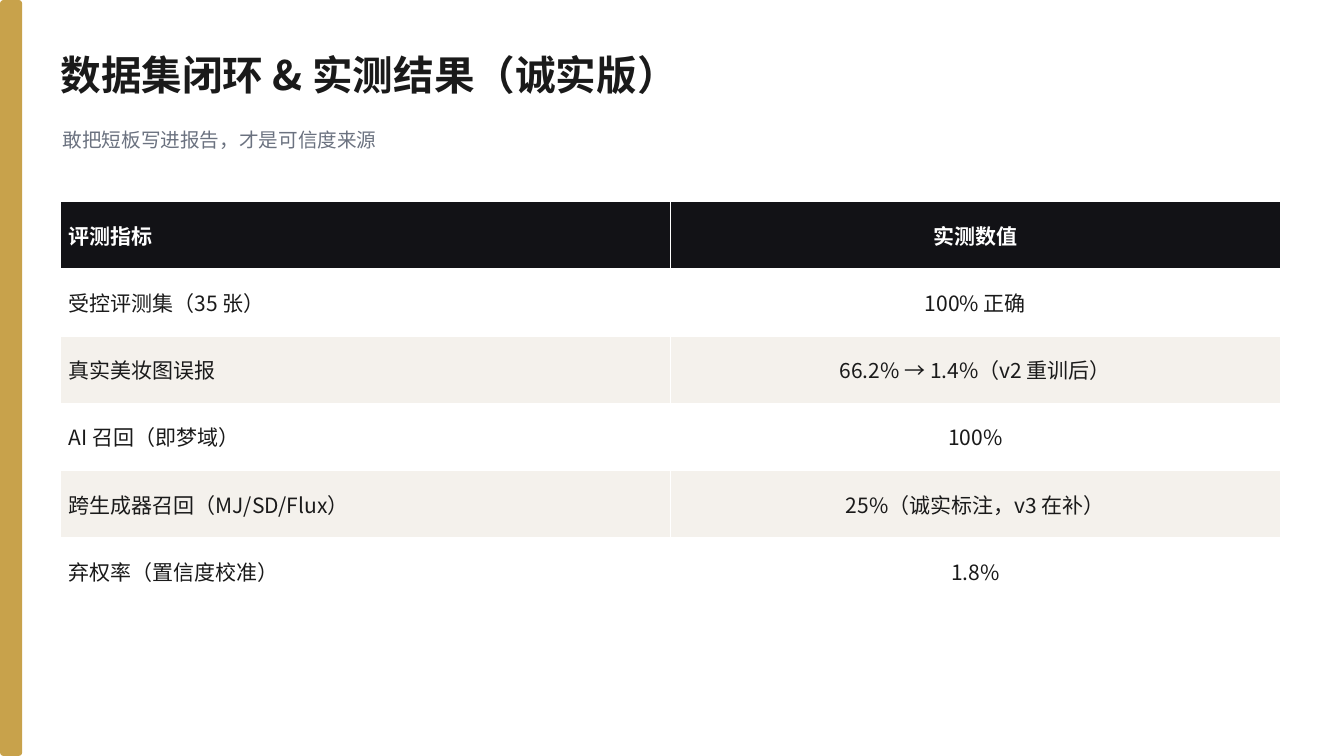
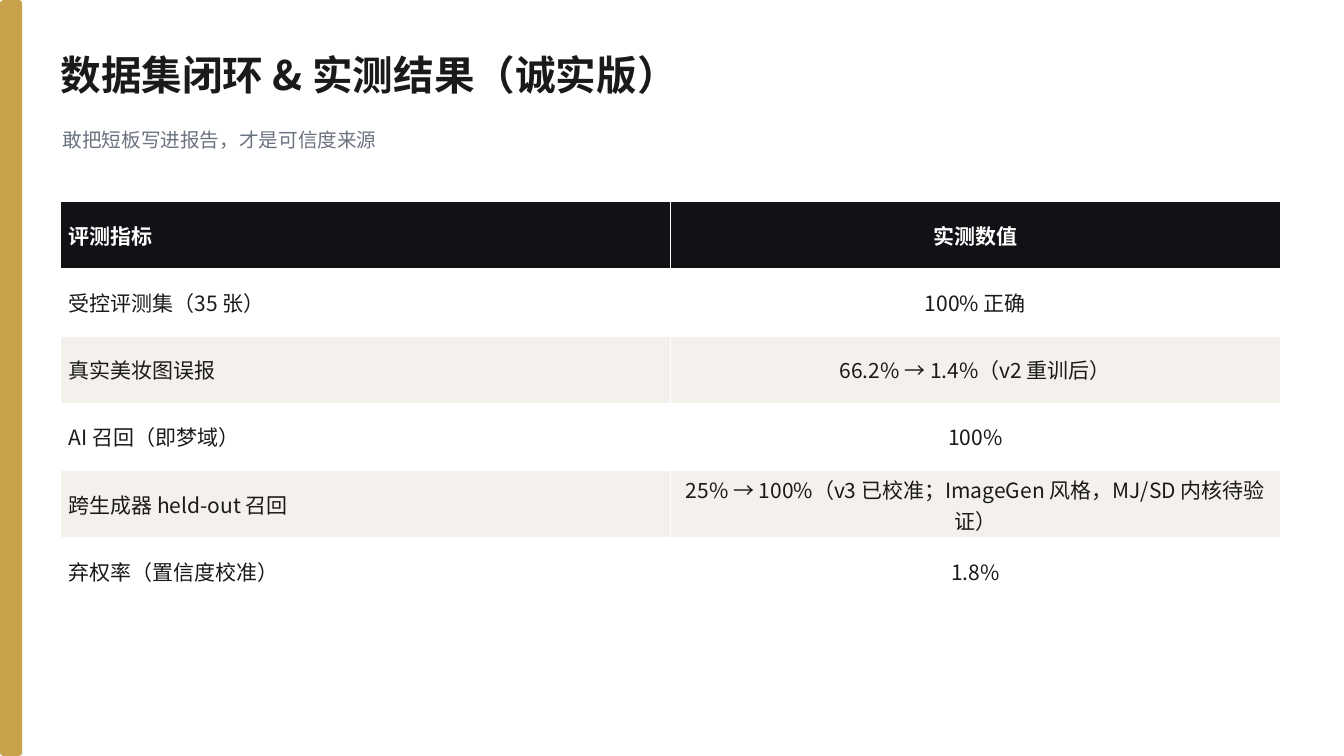
Before and after one commit to 566614/loreal-hackathon-beautyproof, a slide deck: slide 10 of docs/BeautyProof_答辩PPT.pptx. Drawn at 1344x756 pixels with LibreOffice and Linux fonts; fonts in the diff are those of the drawing. Boxes give left, top, right and bottom in pixels: in the first picture for what was removed or moved away, otherwise in the second. Text is boxed around its words. In the diff, an @@ line names an element or a change of style, - is before the commit and + after.

Commit message:
fix: PPT 跨生成器数字同步 v3 结果(25%->100%,标注ImageGen风格边界)

```diff
--- a/docs/BeautyProof_答辩PPT.pptx
+++ b/docs/BeautyProof_答辩PPT.pptx
@@ table at (60,202,1280,605) @@
-row 5, column 1: 跨生成器召回（MJ/SD/Flux）
+row 5, column 1: 跨生成器 held-out 召回
-row 5, column 2: 25%（诚实标注，v3 在补）
+row 5, column 2: 25% → 100%（v3 已校准；ImageGen 风格，MJ/SD 内核待验证）
```
Also in this commit, not shown: 1 other slide changed, 1 other file.
